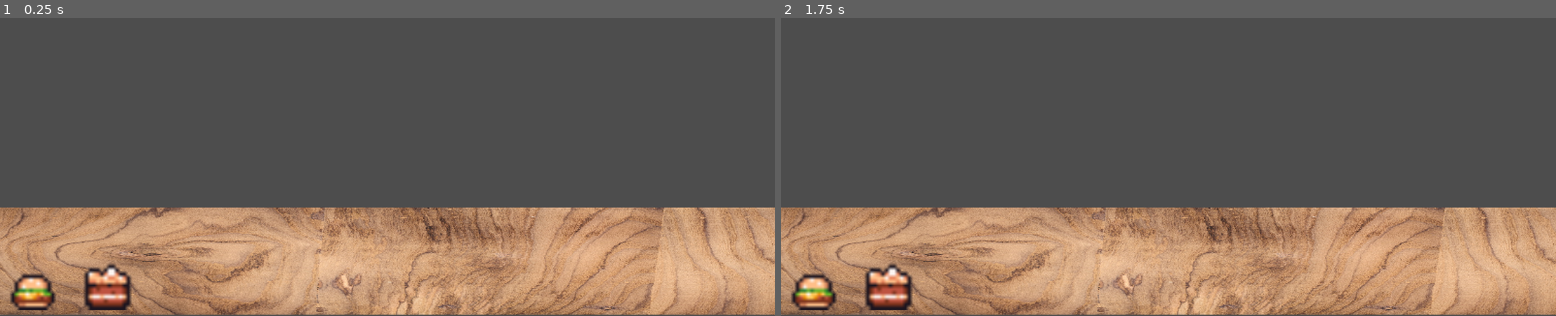
Above: before the commit, frames 1-2 (left to right).
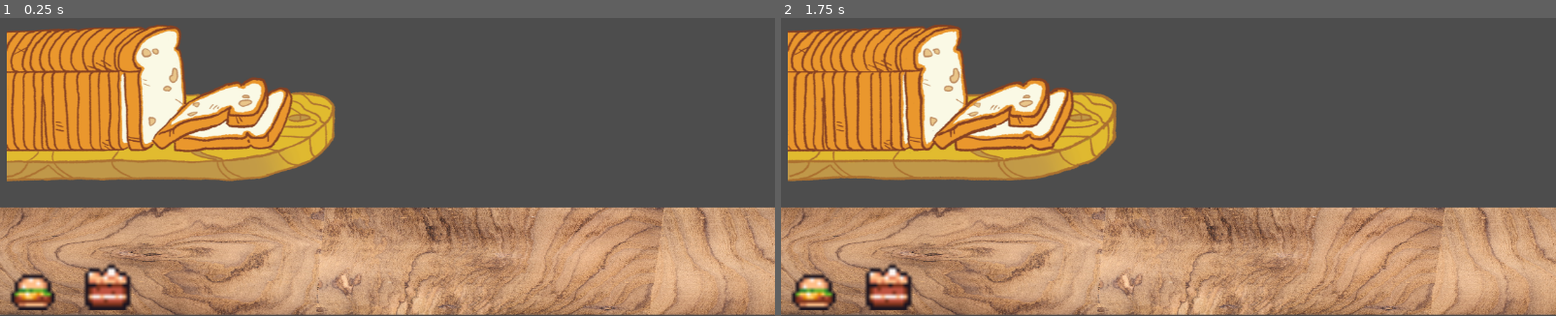
Above: after the commit, the same moments.

Repository: vitames404/Minimum-Wage-Spreader
Game: Godot game, scene res://cena.tscn
Two runs of this game, one before a commit and one after it. Both use one fixed random seed, a clock stepped at 60 frames per second and the inputs below.
Inputs (mouse positions are in pixels of both pictures, inside the frame that each line leads up to):
- Up to frame 1 (0.25 s): no input
- Up to frame 2 (1.75 s): move the mouse to (1339, 77) at 0.52 s; click (1339, 77) at 0.67 s; move the mouse to (1013, 119) at 1.27 s; click (1013, 119) at 1.42 s

The runs differ from the first frame. In frame 1, 17% of the frame differs, in the area x 0-44%, y 2-55%; in frame 2, 17%.

Commit message:
add white bread bag

Diff:
--- /dev/null
+++ b/Scripts/whitebag.gd
@@ -0,0 +1,28 @@
+extends AnimatedSprite2D
+
+
+@onready var white_bread = preload("res://white_bread.tscn")
+
+func _input(event):
+	if event is InputEventMouseButton and event.pressed and event.button_index == MOUSE_BUTTON_LEFT:
+		if get_rect().has_point(to_local(event.position)):
+			Global.whatBread = 1
+
+			# Acessa a cena principal
+			var main_scene = get_tree().get_root()
+
+			var check_bread = main_scene.get_node_or_null("bread")
+			if(check_bread):
+				print("PAO EXCLUIDO")
+				check_bread.free()
+
+			# Instancia o novo objeto da cena do pão
+			var current_bread = white_bread.instantiate()
+			current_bread.name = "bread"
+			print("you choose bread: 1")
+
+			# Define a posição global do objeto com base na posição do mouse
+			current_bread.global_position =  Vector2(800,300)
+
+			# Adiciona o novo objeto como filho da cena principal
+			main_scene.add_child(current_bread)
--- a/cena.tscn
+++ b/cena.tscn
@@ -6,6 +6,22 @@
 [ext_resource type="Script" path="res://Scripts/NormalBread.gd" id="3_bmlqv"]
 [ext_resource type="Texture2D" uid="uid://1106bo7kb4cy" path="res://Sprites/Food Items/Cake_Slices (16 x 16).png" id="5_a2ilr"]
 [ext_resource type="Script" path="res://Scripts/IntegralBread.gd" id="6_jht1q"]
+[ext_resource type="Texture2D" uid="uid://d12luwmt6nq6y" path="res://Sprites/sacos/white_bag_1.png" id="7_3cblg"]
+[ext_resource type="Texture2D" uid="uid://dbebpnd51de58" path="res://Sprites/sacos/white_bag_2.png" id="8_xyvuc"]
+
+[sub_resource type="SpriteFrames" id="SpriteFrames_j0fu5"]
+animations = [{
+"frames": [{
+"duration": 1.0,
+"texture": ExtResource("7_3cblg")
+}, {
+"duration": 1.0,
+"texture": ExtResource("8_xyvuc")
+}],
+"loop": true,
+"name": &"default",
+"speed": 5.0
+}]
 
 [node name="Game" type="Node2D"]
 script = ExtResource("1_j6ys4")
@@ -30,3 +46,9 @@
 region_enabled = true
 region_rect = Rect2(16, 0, 16, 16)
 script = ExtResource("6_jht1q")
+
+[node name="AnimatedSprite2D" type="AnimatedSprite2D" parent="."]
+position = Vector2(255, 330)
+sprite_frames = SubResource("SpriteFrames_j0fu5")
+autoplay = "default"
+frame_progress = 0.129239
--- a/white_bread.tscn
+++ b/white_bread.tscn
@@ -22,4 +22,4 @@
 [node name="AnimatedSprite2D" type="AnimatedSprite2D" parent="."]
 sprite_frames = SubResource("SpriteFrames_reyvh")
 autoplay = "default"
-frame_progress = 0.399711
+frame_progress = 0.0663693
Binary file added: Sprites/sacos/white_bag_1.png
Not shown, added: Sprites/sacos/white_bag_1.png.import
Binary file added: Sprites/sacos/white_bag_2.png
Not shown, added: Sprites/sacos/white_bag_2.png.import
Not shown: 1 places in cena.tscn that only renumber resources
Not shown, added: Sprites/arquivo.kra
Not shown, added: Sprites/arquivo.kra~
Not shown, changed: Sprites/paes/arquivo.kra
Not shown, added: cenBCF3.tmp
Not shown, added: cenEB74.tmp
